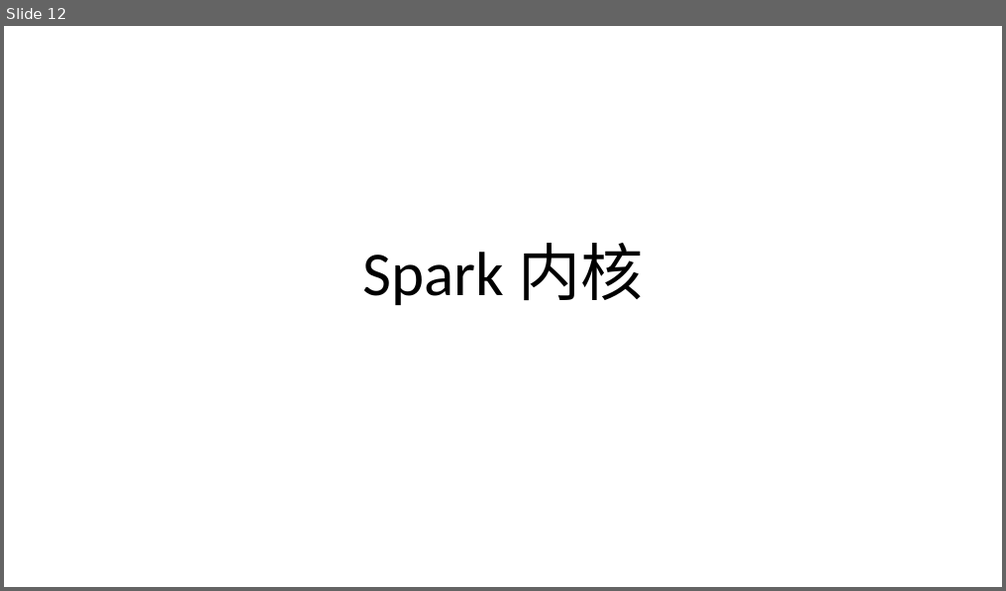
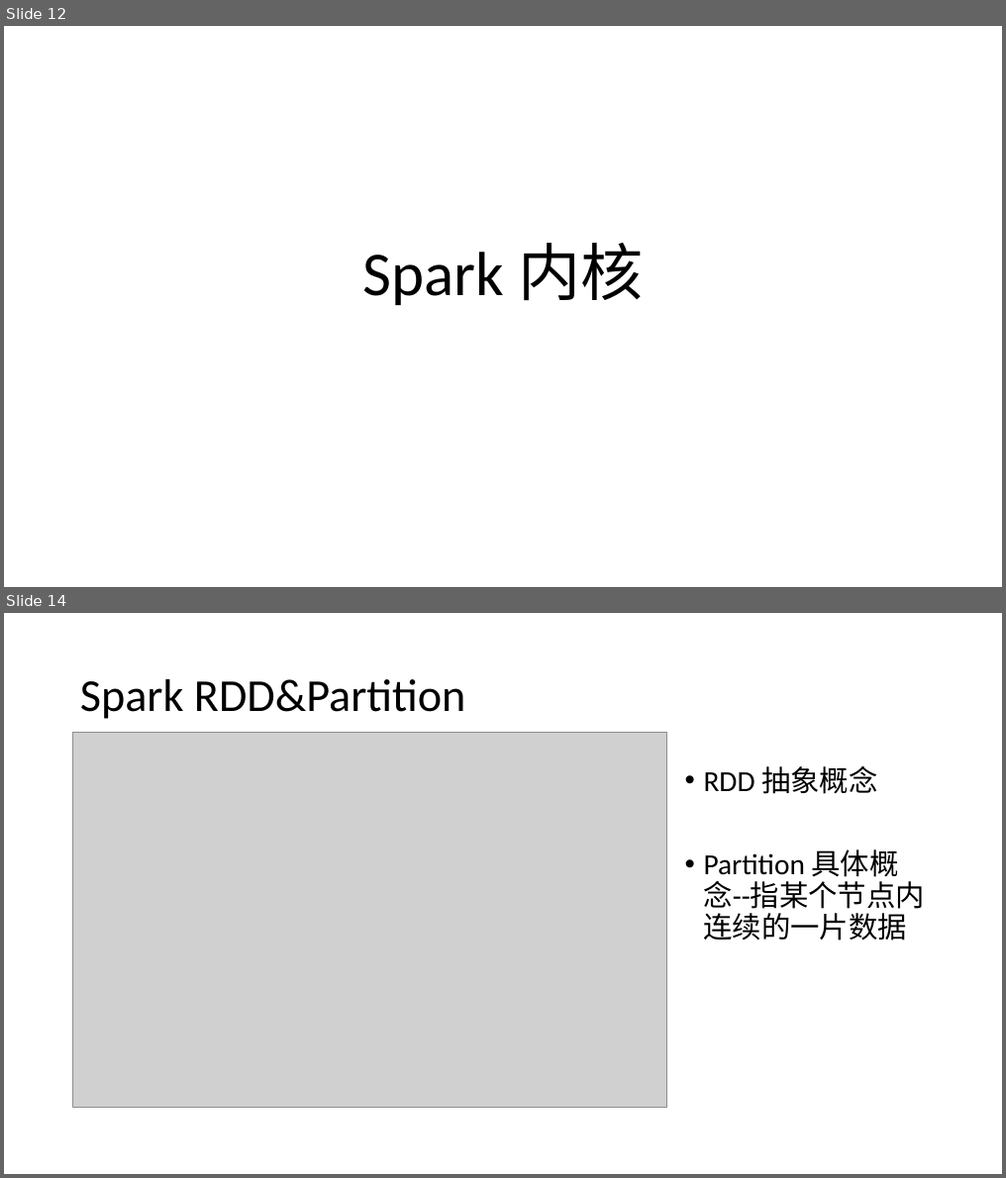
Before and after one commit to zhangpanfeng/darren-spark, a slide deck: doc/Spark.pptx. Shown one above the other, each under a label of ours: slide 12 before the commit, slides 12 and 14 after it; the slides between them are not shown. The pictures are 1006x591 and 1006x1178 pixels, drawn with LibreOffice and Linux fonts; fonts in the diff are those of the drawing; grey boxes stand for pictures. Boxes give left, top, right and bottom in pixels: in the first picture for what was removed or moved away, otherwise in the second. Text is boxed around its words. In the diff, an @@ line names an element or a change of style, - is before the commit and + after.

```diff
--- a/doc/Spark.pptx
+++ b/doc/Spark.pptx
@@ slide 14 added at (4, 613, 1002, 1174), background #FFFFFF @@
@@ title added at (80, 679, 466, 719), 44 pt, text #000000 @@
+Spark RDD&Partition
@@ picture added at (73, 732, 667, 1107) @@
@@ text added at (704, 766, 925, 941), 28 pt, text #000000 @@
+• RDD 抽象概念
+• Partition 具体概念--指某个节点内连续的一片数据
```
Also in this commit, not shown: 1 slide changed, 4 other slides added.
